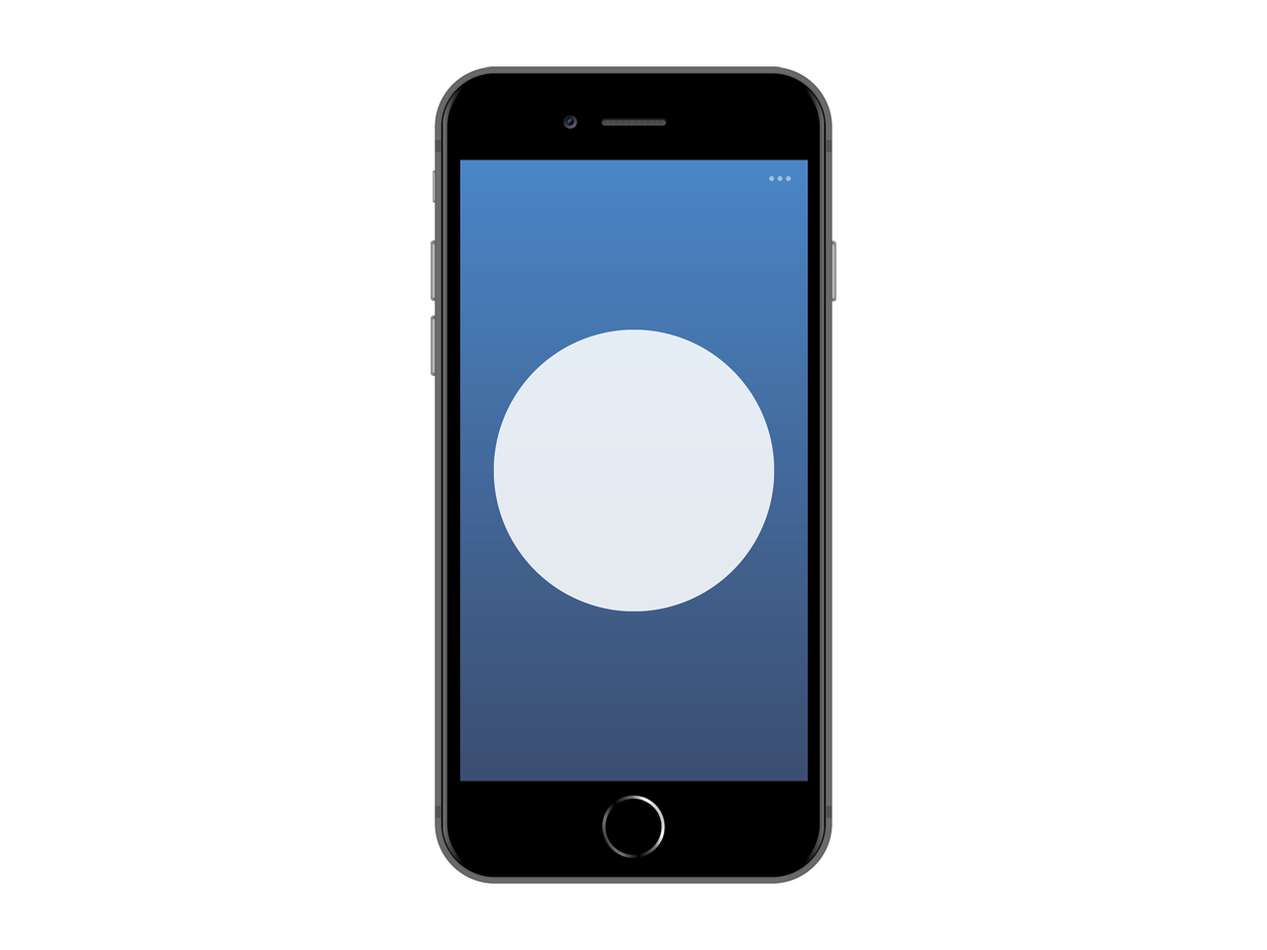
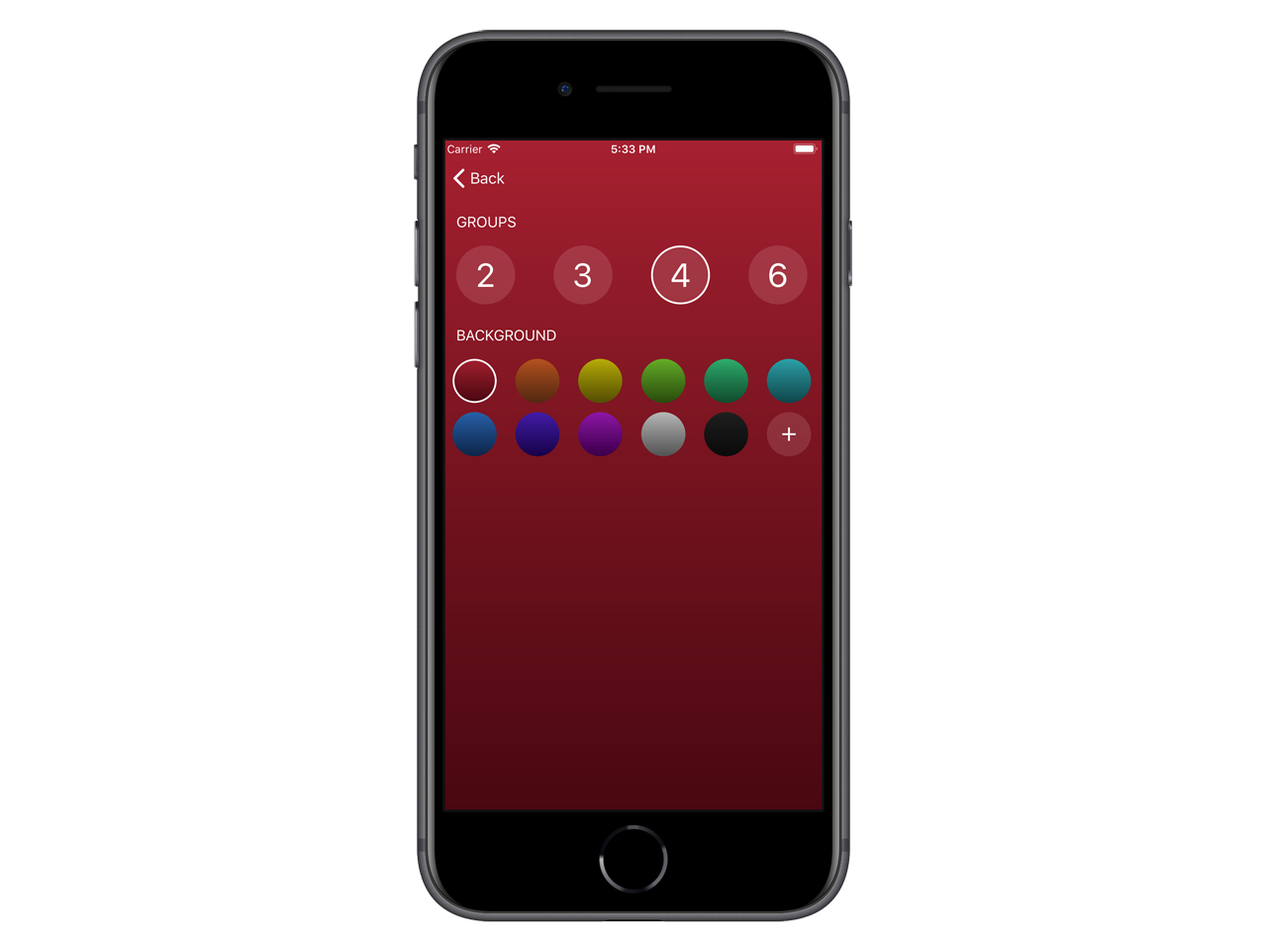
Two versions of the same layered image (1267px x 950px). Layer-by-layer changes:
moved "Layer 0" above "Simulator Screen Shot - iPhone 8 Plus - 2017-11-22 at 17.33.20", painted on it over 413, 29, 853, 923
renamed "Simulator Screen Shot - iPhone 8 Plus - 2017-10-27 at 14.03.46" to "Simulator Screen Shot - iPhone 8 Plus - 2017-11-22 at 17.33.20", painted on it over 441, 139, 822, 816
removed layer "Simulator Screen Shot - iPhone 8 Plus - 2017-10-27 at 14.02.51" over 460, 160, 808, 781
renamed "Simulator Screen Shot - iPhone 8 Plus - 2017-10-27 at 13.52.55" to "Simulator Screen Shot - iPhone 8 Plus - 2017-11-22 at 17.32.56", showed it, painted on it over 444, 139, 823, 812
renamed "Simulator Screen Shot - iPhone 8 Plus - 2017-10-27 at 13.52.16" to "Simulator Screen Shot - iPhone 8 Plus - 2017-11-22 at 17.32.35", showed it, painted on it over 444, 139, 823, 812
renamed "Simulator Screen Shot - iPhone 8 Plus - 2017-10-27 at 13.52.39" to "Simulator Screen Shot - iPhone 8 Plus - 2017-11-22 at 17.32.17", showed it, painted on it over 444, 139, 823, 812
